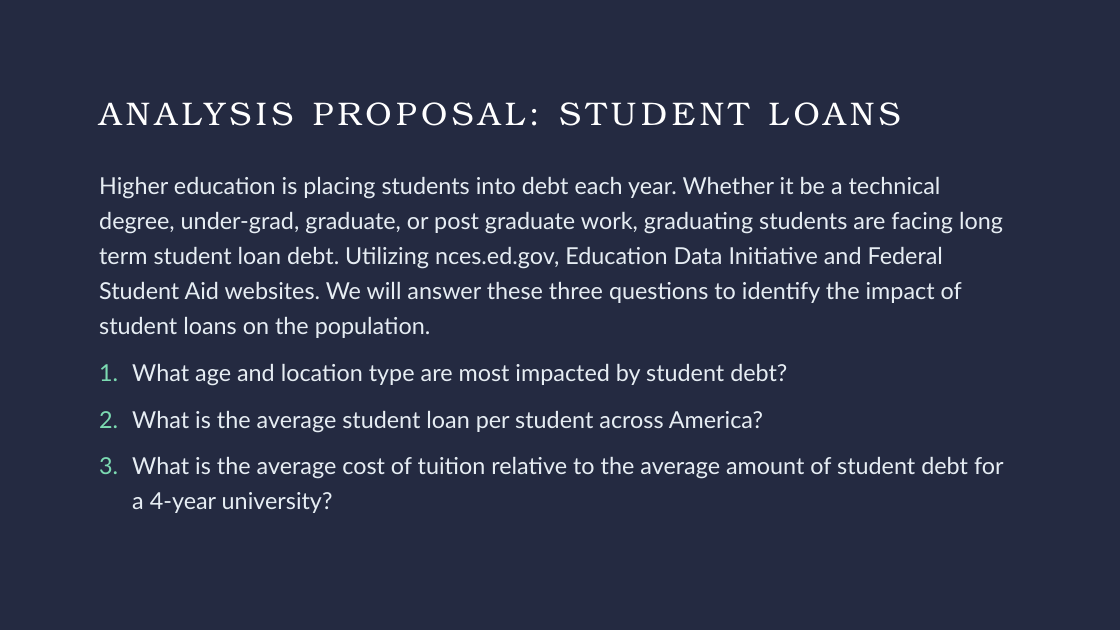
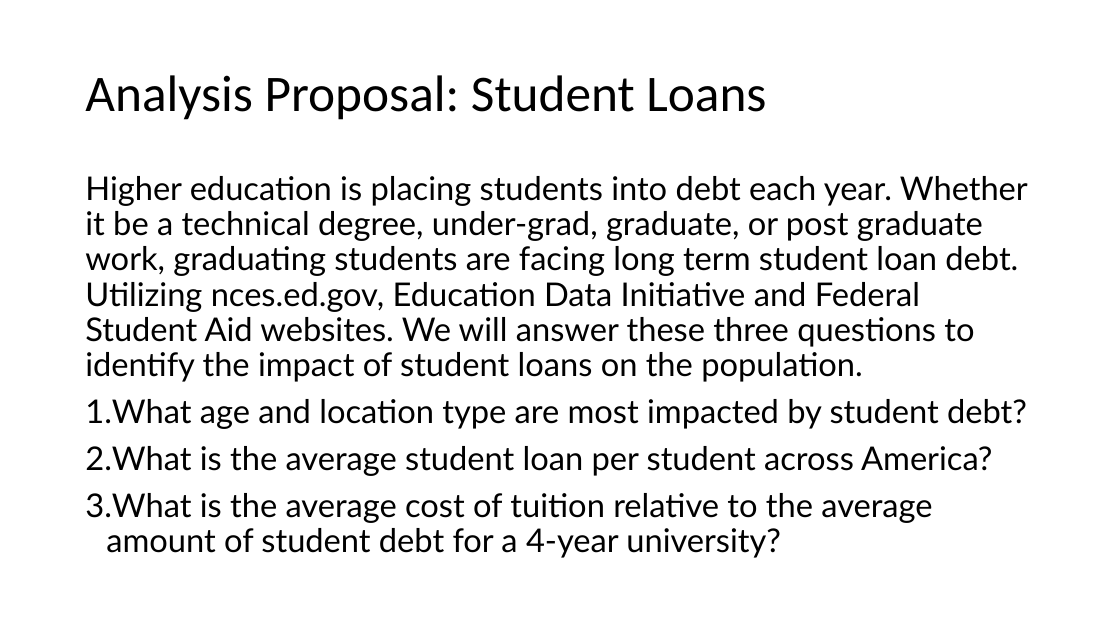
Before and after one commit to Marisauc/Project-1-Team-9, a slide deck: slide 2 of Project_1_Stutdent_Loan_Analysis.pptx. Drawn at 1120x630 pixels with LibreOffice and Linux fonts; fonts in the diff are those of the drawing. Boxes give left, top, right and bottom in pixels: in the first picture for what was removed or moved away, otherwise in the second. Text is boxed around its words. In the diff, an @@ line names an element or a change of style, - is before the commit and + after.

Commit message:
Add files via upload
Updated with second question

```diff
--- a/Project_1_Stutdent_Loan_Analysis.pptx
+++ b/Project_1_Stutdent_Loan_Analysis.pptx
@@ background #242A41 to #FFFFFF @@
@@ title "Analysis Proposal: Student Loans" at [85,75,766,120]: vertical alignment top to middle @@
@@ title at [85,75,766,120]: text changed; size 28 to 44 pt; font TeX Gyre Bonum to Calibri; text colour #FFFFFF to #000000 @@
-ANALYSIS PROPOSAL: STUDENT LOANS
+Analysis Proposal: Student Loans
@@ text "Higher education is placing students ...": place and size @@
-text "Higher education is placing students ..." at [99,177,1004,513]
+text "Higher education is placing students ..." at [85,176,1028,558]
@@ text "Higher education is placing students ..." at [85,176,1028,558]: size 20 to 28 pt, text colour #E6EDF3 to #000000; line spacing 1.25 to 0.9; indent changed @@
```
Also in this commit, not shown: 4 other slides changed, 7 slides added.
